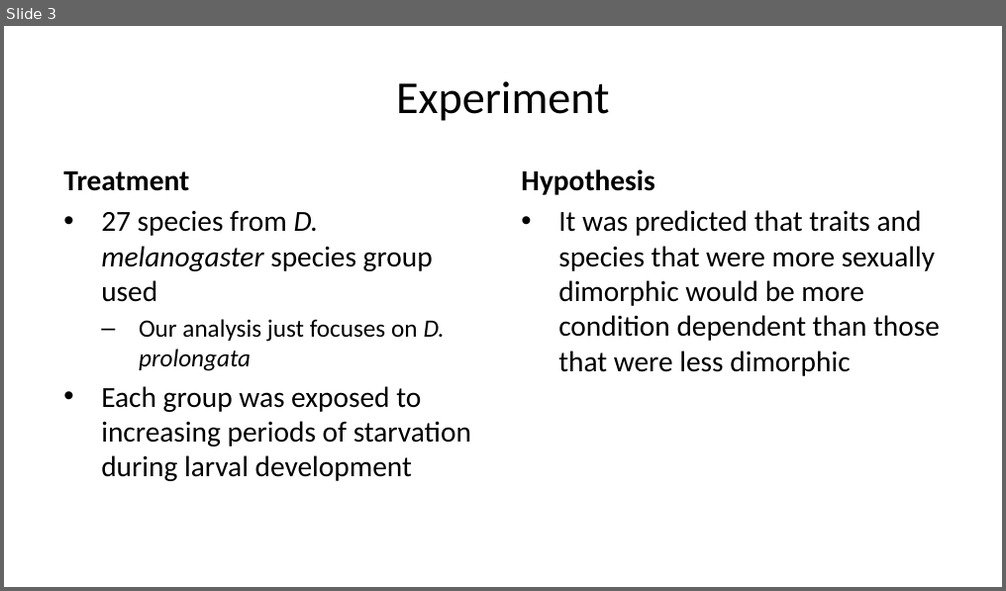
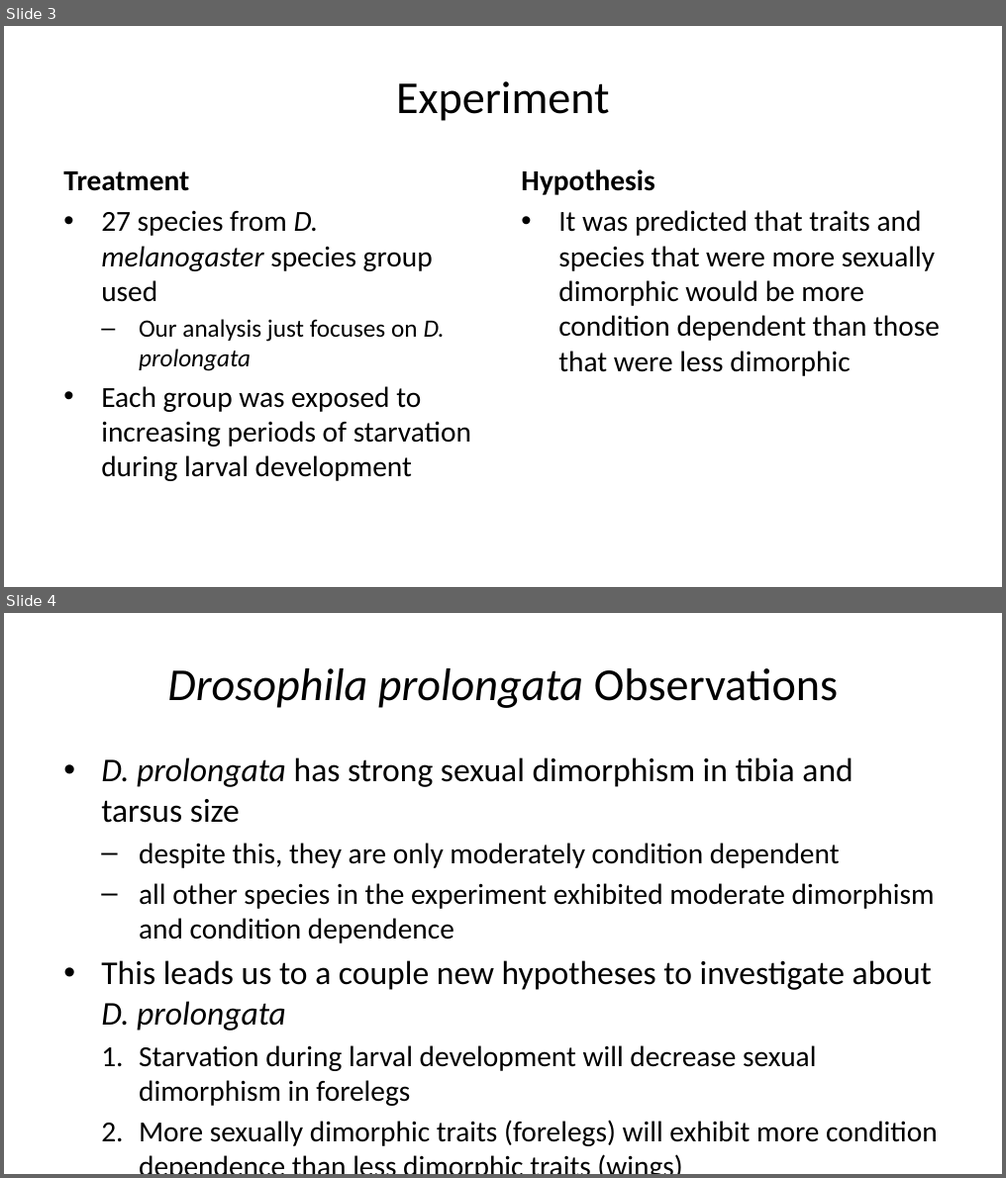
Before and after one commit to marabass/Dpro_CD_SD, a slide deck: SexDimDPro.pptx. Shown one above the other, each under a label of ours: slide 3 before the commit, slides 3 and 4 after it. The pictures are 1006x591 and 1006x1178 pixels, drawn with LibreOffice and Linux fonts; fonts in the diff are those of the drawing. Boxes give left, top, right and bottom in pixels: in the first picture for what was removed or moved away, otherwise in the second. Text is boxed around its words. In the diff, an @@ line names an element or a change of style, - is before the commit and + after.

Commit message:
Powerpoint update, will finish the rest later tonight

```diff
--- a/SexDimDPro.pptx
+++ b/SexDimDPro.pptx
@@ slide 4 added at [4,613,1002,1174], background #FFFFFF @@
@@ title added at [167,668,838,708], 33 pt, text #000000, italic @@
+Drosophila prolongata Observations
@@ text added at [101,758,938,1147], 21 pt, text #000000 @@
+• D. prolongata has strong sexual dimorphism in tibia and tarsus size
+  – despite this, they are only moderately condition dependent
+  – all other species in the experiment exhibited moderate dimorphism and condition dependence
+• This leads us to a couple new hypotheses to investigate about D. prolongata
+  1. Starvation during larval development will decrease sexual dimorphism in forelegs
+  2. More sexually dimorphic traits (forelegs) will exhibit more condition dependence than less dimorphic traits (wings)
```
Also in this commit, not shown: 1 slide removed, 1 other file.
